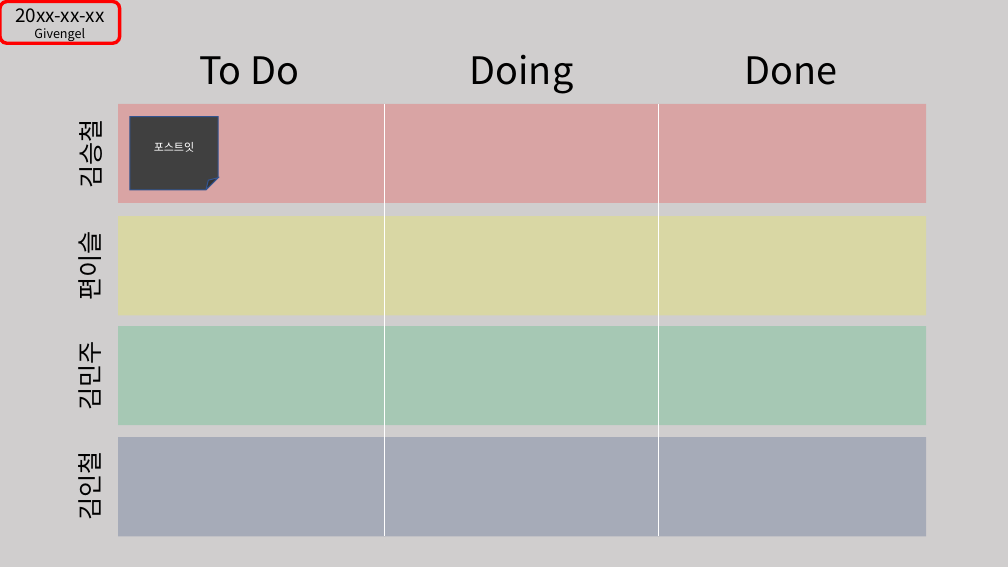
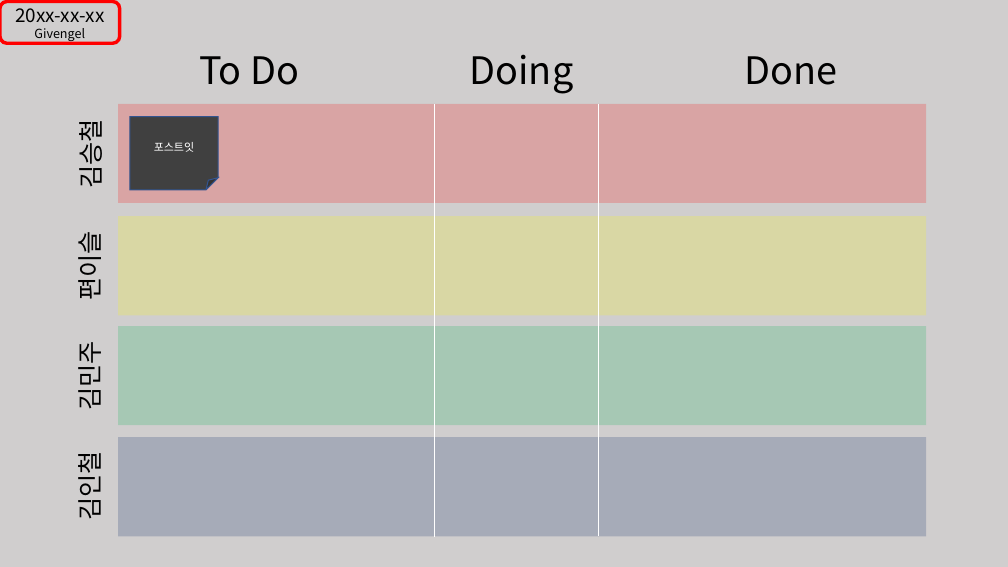
Before and after one commit to GIVENGEL/GivEngel-Project, a slide deck: slide 1 of 칸반보드.pptx. Drawn at 1008x567 pixels with LibreOffice and Linux fonts; fonts in the diff are those of the drawing. Boxes give left, top, right and bottom in pixels: in the first picture for what was removed or moved away, otherwise in the second. Text is boxed around its words. In the diff, an @@ line names an element or a change of style, - is before the commit and + after.

```diff
--- a/칸반보드.pptx
+++ b/칸반보드.pptx
@@ line moved from (384, 104) - (384, 536) to (434, 104) - (434, 537) @@
@@ line moved from (659, 104) - (659, 536) to (598, 104) - (598, 536) @@
```
Also in this commit, not shown: 1 other slide changed, 23 other files.
